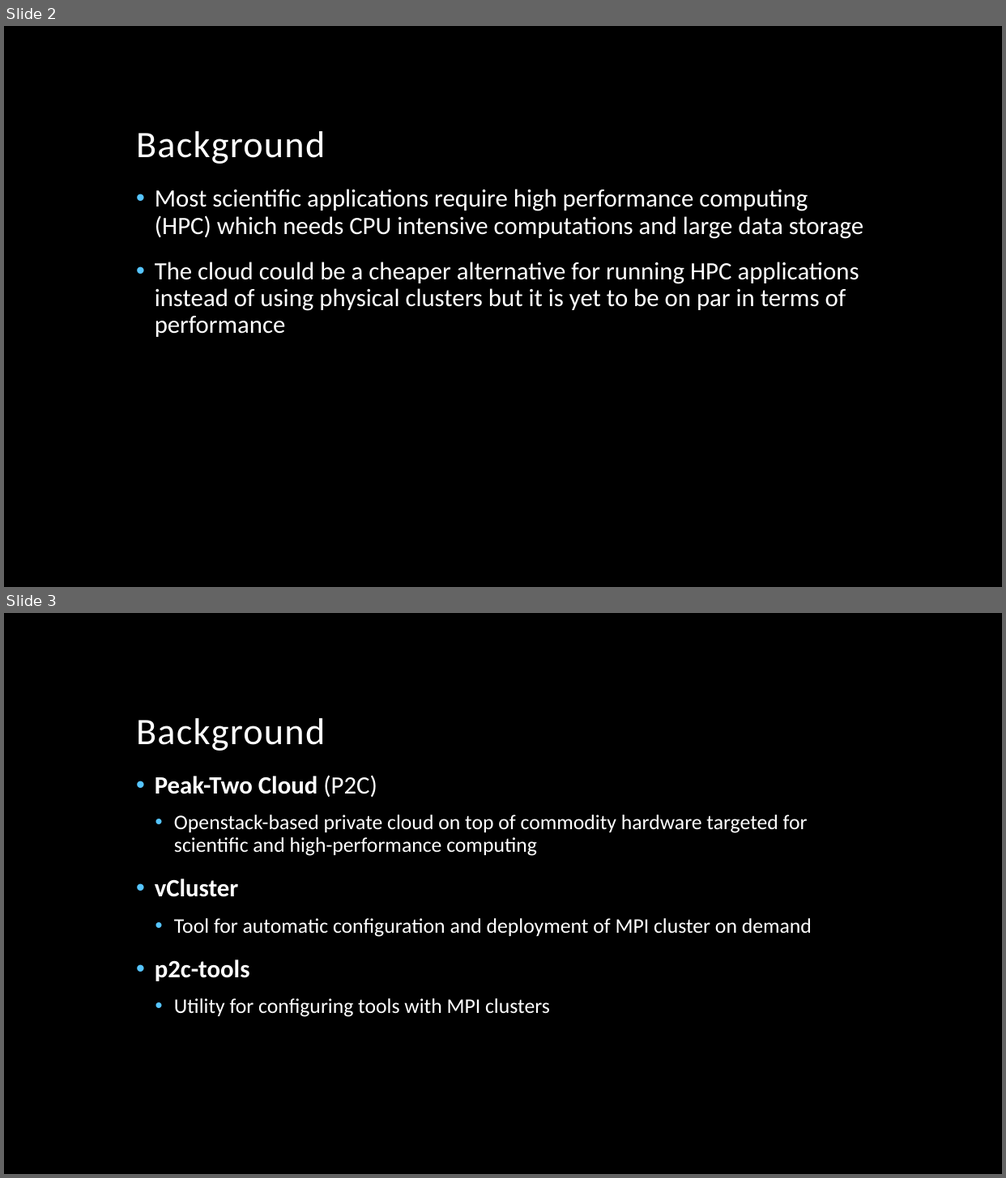
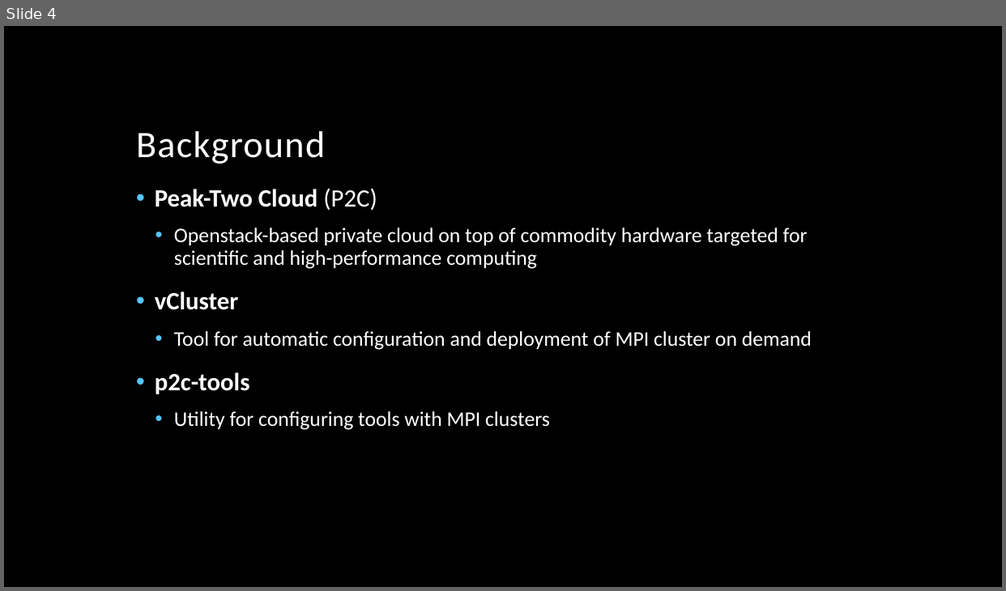
Before and after one commit to vincentpaul12/SkyLab-Files, a slide deck: pcsc_skylab.pptx. Shown one above the other, each under a label of ours: slides 2 and 3 before the commit, slide 4 after it. The pictures are 1006x1178 and 1006x591 pixels, drawn with LibreOffice and Linux fonts; fonts in the diff are those of the drawing; background and template pictures are left out. Boxes give left, top, right and bottom in pixels: in the first picture for what was removed or moved away, otherwise in the second. Text is boxed around its words. In the diff, an @@ line names an element or a change of style, - is before the commit and + after.

```diff
--- a/pcsc_skylab.pptx
+++ b/pcsc_skylab.pptx
@@ slide 2 removed at (x1=4, y1=26, x2=1002, y2=587), background picture (left out) @@
@@ title removed at (x1=136, y1=131, x2=325, y2=164) @@
-Background
@@ text removed at (x1=155, y1=189, x2=863, y2=337) @@
-• Most scientific applications require high performance computing (HPC) which needs CPU intensive computations and large data storage
-• The cloud could be a cheaper alternative for running HPC applications instead of using physical clusters but it is yet to be on par in terms of performance
@@ what was slide 3 is now slide 4 @@
```
Also in this commit, not shown: 8 slides changed, 7 slides added, 3 other slides removed.
